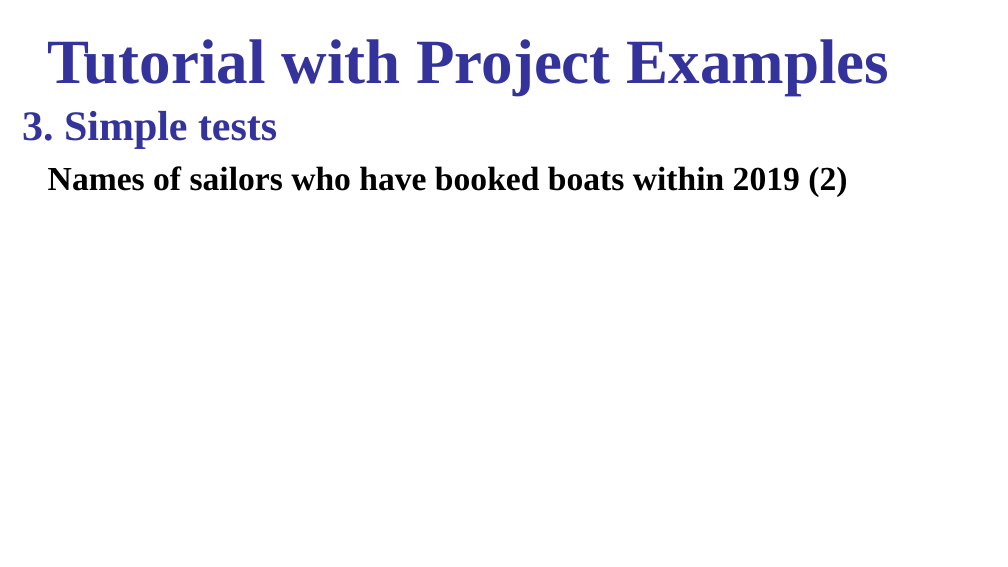
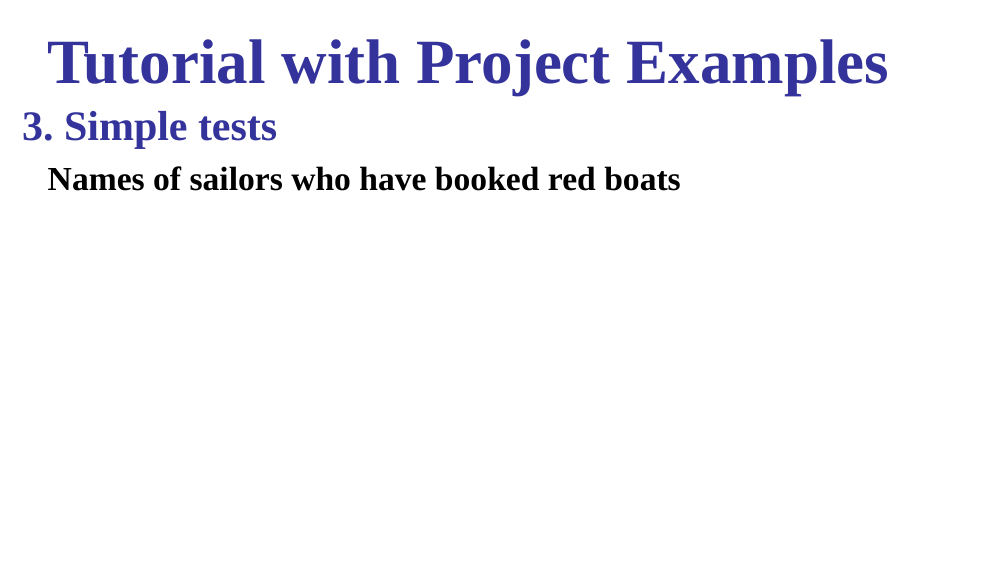
Before and after one commit to gongghao/database-labs, a slide deck: slide 10 of content/projects/project2/materials/Project_2_release.pptx. Drawn at 1008x567 pixels with LibreOffice and Linux fonts; fonts in the diff are those of the drawing. Boxes give left, top, right and bottom in pixels: in the first picture for what was removed or moved away, otherwise in the second. Text is boxed around its words. In the diff, an @@ line names an element or a change of style, - is before the commit and + after.

```diff
--- a/content/projects/project2/materials/Project_2_release.pptx
+++ b/content/projects/project2/materials/Project_2_release.pptx
@@ text at [48,166,681,191]: text changed @@
-Names of sailors who have booked boats within 2019 (2)
+Names of sailors who have booked red boats
```
Also in this commit, not shown: 4 other slides changed, 2 other files.
